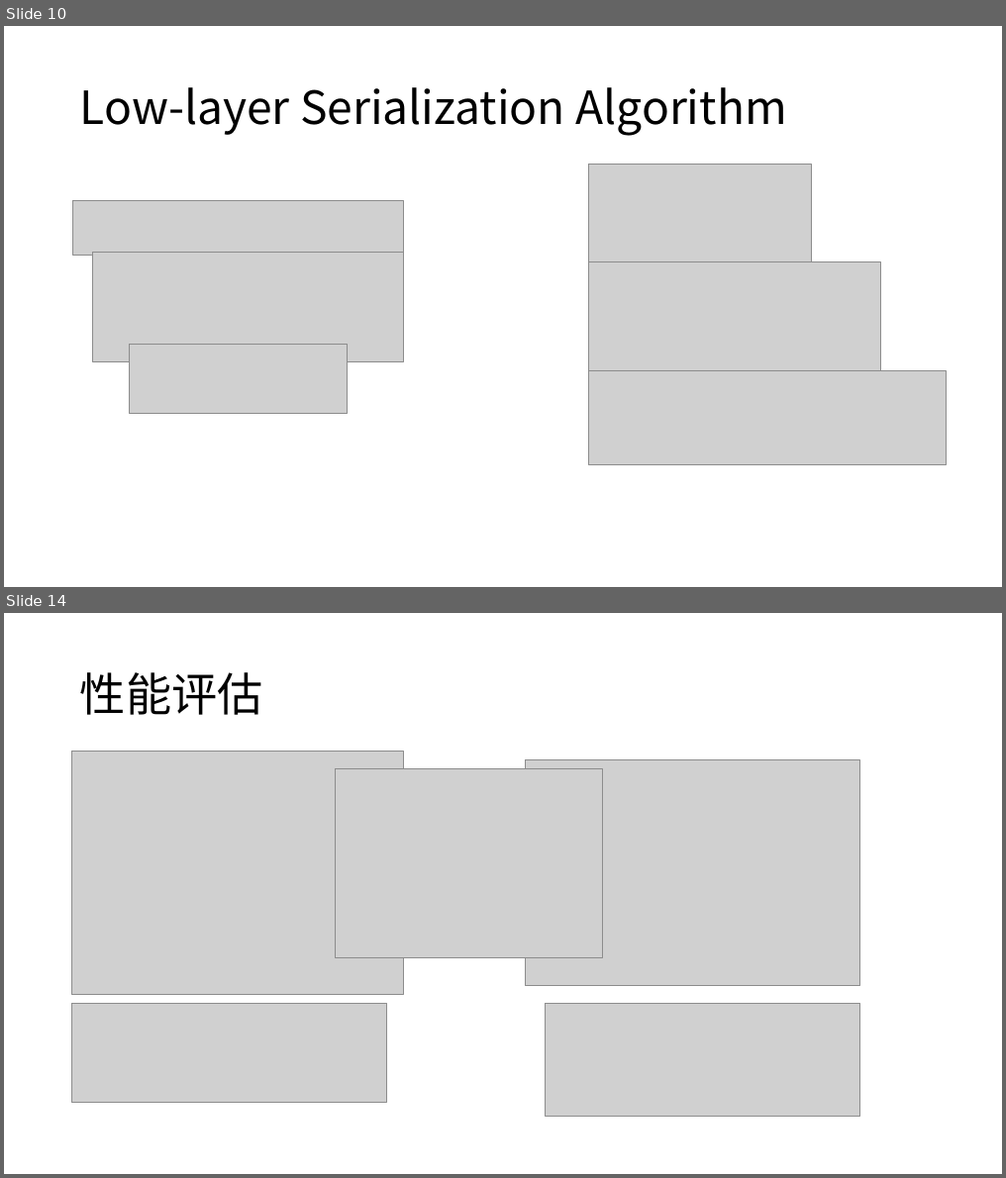
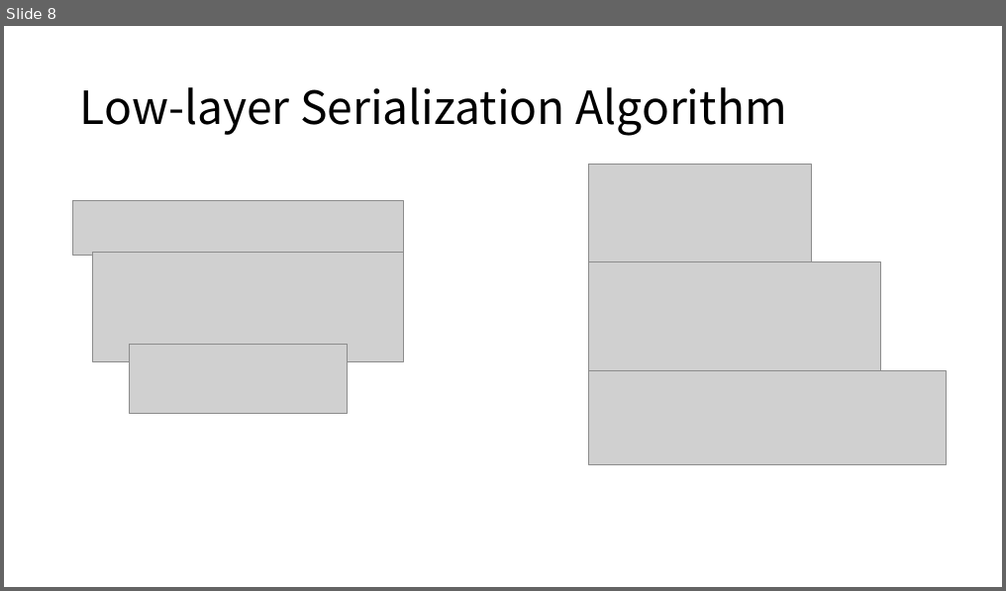
Before and after one commit to ArthurWANGZHE/plct, a slide deck: Task19/ATSA.pptx. Shown one above the other, each under a label of ours: slides 10 and 14 before the commit, slide 8 after it; the slides between them are not shown. The pictures are 1006x1178 and 1006x591 pixels, drawn with LibreOffice and Linux fonts; fonts in the diff are those of the drawing; grey boxes stand for pictures. Boxes give left, top, right and bottom in pixels: in the first picture for what was removed or moved away, otherwise in the second. Text is boxed around its words. In the diff, an @@ line names an element or a change of style, - is before the commit and + after.

```diff
--- a/Task19/ATSA.pptx
+++ b/Task19/ATSA.pptx
@@ slide 14 removed at (4, 613, 1002, 1174), background #FFFFFF @@
@@ title removed at (80, 672, 263, 715) @@
-性能评估
@@ picture removed at (71, 752, 403, 995) @@
@@ picture removed at (525, 761, 860, 986) @@
@@ picture removed at (336, 769, 603, 959) @@
@@ picture removed at (71, 1004, 386, 1103) @@
@@ picture removed at (546, 1004, 859, 1117) @@
@@ what was slide 10 is now slide 8 @@
```
Also in this commit, not shown: 7 slides changed, 5 slides added, 4 other slides removed.
